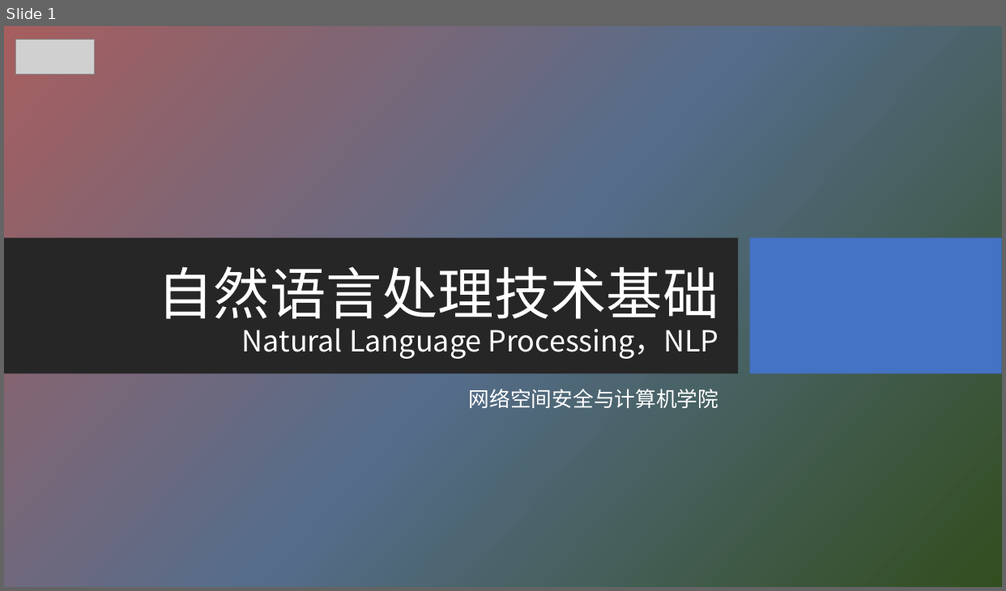
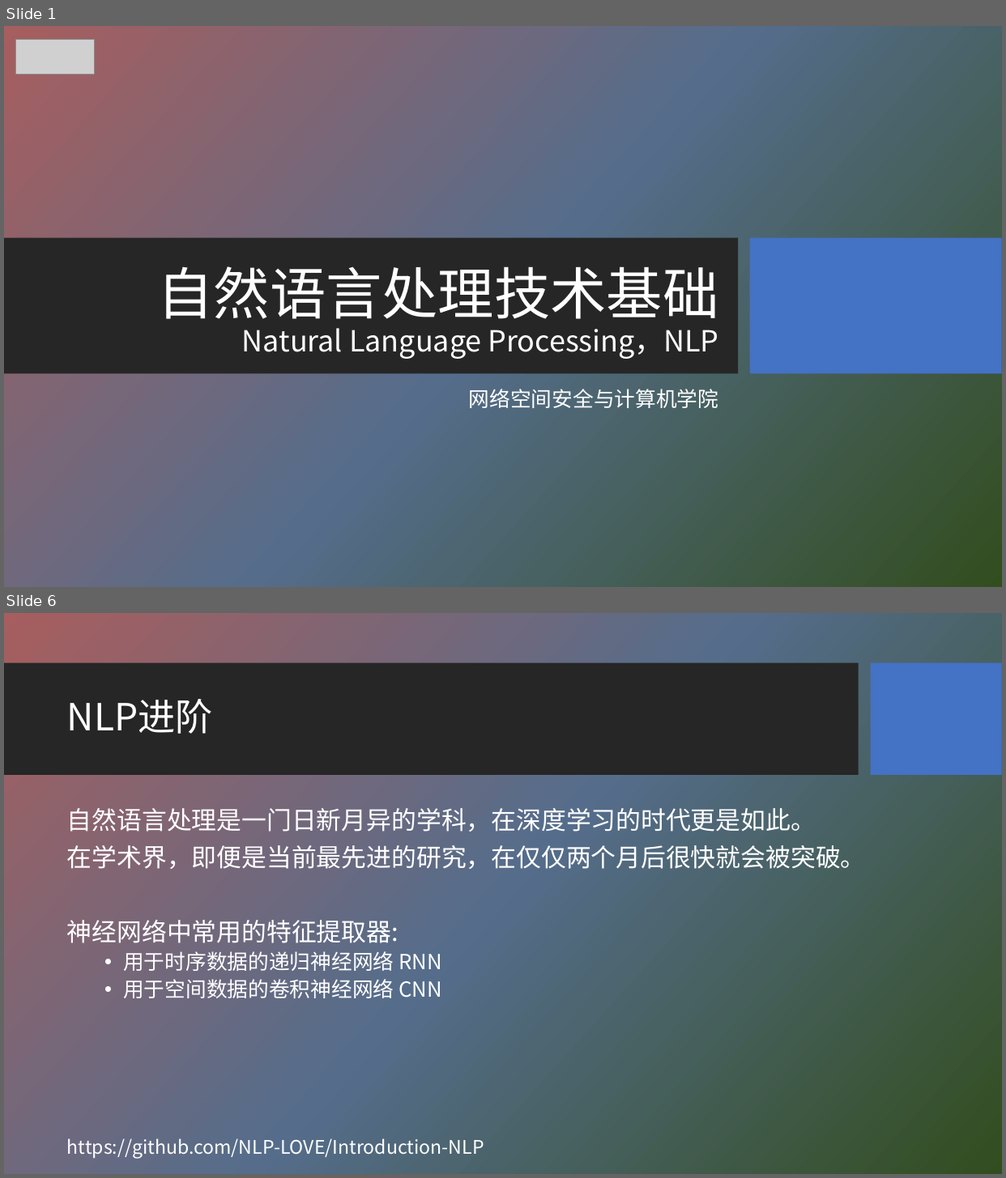
Before and after one commit to HBU/NLP_PPT, a slide deck: PPT-2020/ch09 语义分析.pptx. Shown one above the other, each under a label of ours: slide 1 before the commit, slides 1 and 6 after it; the slides between them are not shown. The pictures are 1006x591 and 1006x1178 pixels, drawn with LibreOffice and Linux fonts; fonts in the diff are those of the drawing; grey boxes stand for pictures; background and template pictures are left out. Boxes give left, top, right and bottom in pixels: in the first picture for what was removed or moved away, otherwise in the second. Text is boxed around its words. In the diff, an @@ line names an element or a change of style, - is before the commit and + after.

```diff
--- a/PPT-2020/ch09 语义分析.pptx
+++ b/PPT-2020/ch09 语义分析.pptx
@@ slide 6 added at box(4, 613, 1002, 1174), background picture (left out) @@
@@ rectangle added at box(4, 663, 859, 776), fill #262626 @@
@@ rectangle added at box(871, 663, 1002, 776), fill #4472C4 @@
@@ title added at box(67, 699, 213, 734), 36 pt, text #FFFFFF @@
+NLP进阶
@@ text added at box(67, 808, 866, 999), 24 pt, text #FFFFFF @@
+自然语言处理是一门日新月异的学科，在深度学习的时代更是如此。
+在学术界，即便是当前最先进的研究，在仅仅两个月后很快就会被突破。
+神经网络中常用的特征提取器:
+  • 用于时序数据的递归神经网络 RNN
+  • 用于空间数据的卷积神经网络 CNN
@@ text added at box(67, 1139, 484, 1158), 18 pt, text #FFFFFF @@
+https://github.com/NLP-LOVE/Introduction-NLP
```
Also in this commit, not shown: 1 slide changed, 7 other slides added, 3 slides removed, 1 other file.
